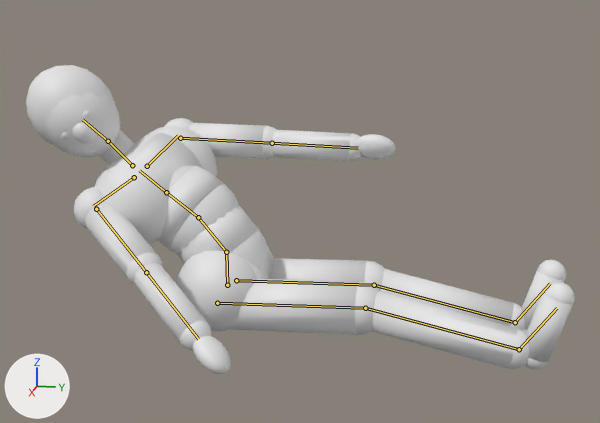
A saved change to the glTF model previs/rig/mannequin.glb.
Rendered twice from a camera (50 mm lens) standing at (2.237, 0.584, 1.122) and looking at (0.154, 0.168, 0.602). Every picture has the same lights, and +X, +Y and +Z are marked at lower left. The picture after the commit comes second. Both versions are drawn at frame 1 of the action 'turnright'; the numbers are the values there. The bones that change, and the others that lie on the model, are drawn over the model as lines.

Names of what the first picture shows: 'MannequinMesh'.
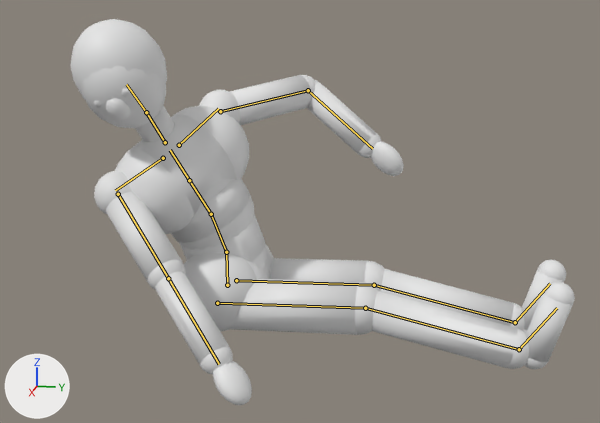
What the commit changed:
Bone 'Spine' (bone_spine) turns from (42, -10, -4) to (16, -12, -18) degrees about its own x, y and z.
Bone 'Spine1' (bone_spine1) turns from (14, -12, -4) to (6, -14, -9) degrees about its own x, y and z.
Bone 'LeftArm' (bone_leftarm) turns from (27, 4, 19) to (14, -40, 55) degrees about its own x, y and z.
Bone 'LeftForeArm' (bone_leftforearm) turns from (0, 0, 2) to (-2, -1, -66) degrees about its own x, y and z.
Bone 'Neck' (bone_neck) turns from (-20, -15, 0) to (-6, -15, 0) degrees about its own x, y and z.
Bone 'Head' (bone_head) turns from (-22, -30, 0) to (-8, -32, 0) degrees about its own x, y and z.
Bone 'RightArm' (bone_rightarm) turns from (-32, -131, 7) to (-72, -143, 45) degrees about its own x, y and z.

Boxes [x1, y1, x2, y2] around the edits, measured in the pictures (600 x 423 px):
'MannequinMesh', posed (8% narrower, 25% taller): before [26, 65, 575, 374]; after [70, 19, 575, 405]
bone 'Spine', root to tip: before (226, 252) to (198, 217); after (226, 252) to (211, 214)
bone 'Spine1', root to tip: before (198, 217) to (166, 192); after (211, 214) to (189, 180)
bone 'LeftArm', root to tip: before (180, 138) to (272, 143); after (220, 111) to (308, 90)
bone 'LeftForeArm', root to tip: before (272, 143) to (358, 148); after (308, 90) to (372, 148)
bone 'Neck', root to tip: before (132, 165) to (108, 141); after (165, 142) to (146, 112)
bone 'Head', root to tip: before (108, 141) to (82, 119); after (146, 112) to (126, 84)
bone 'RightArm', root to tip: before (96, 209) to (146, 272); after (118, 194) to (168, 278)
